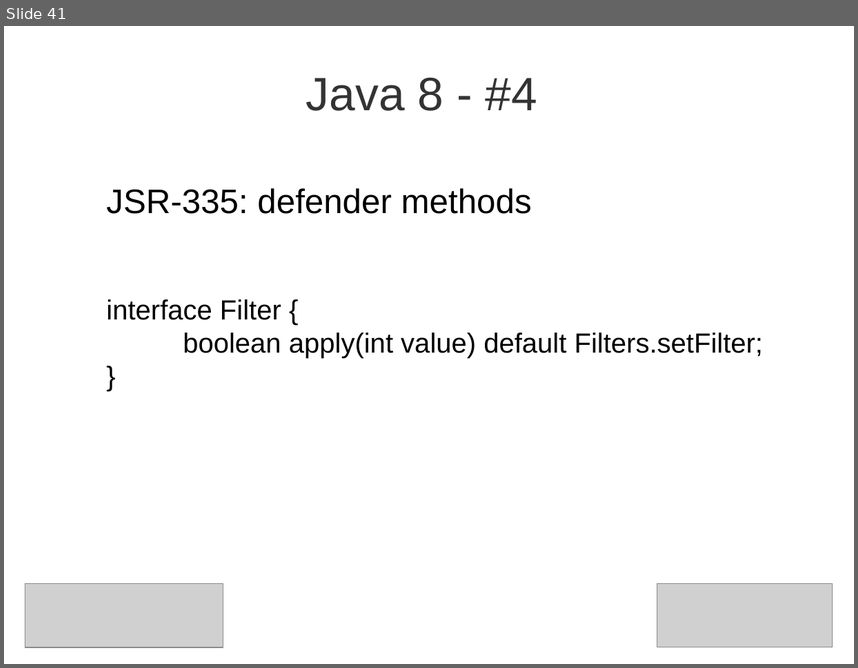
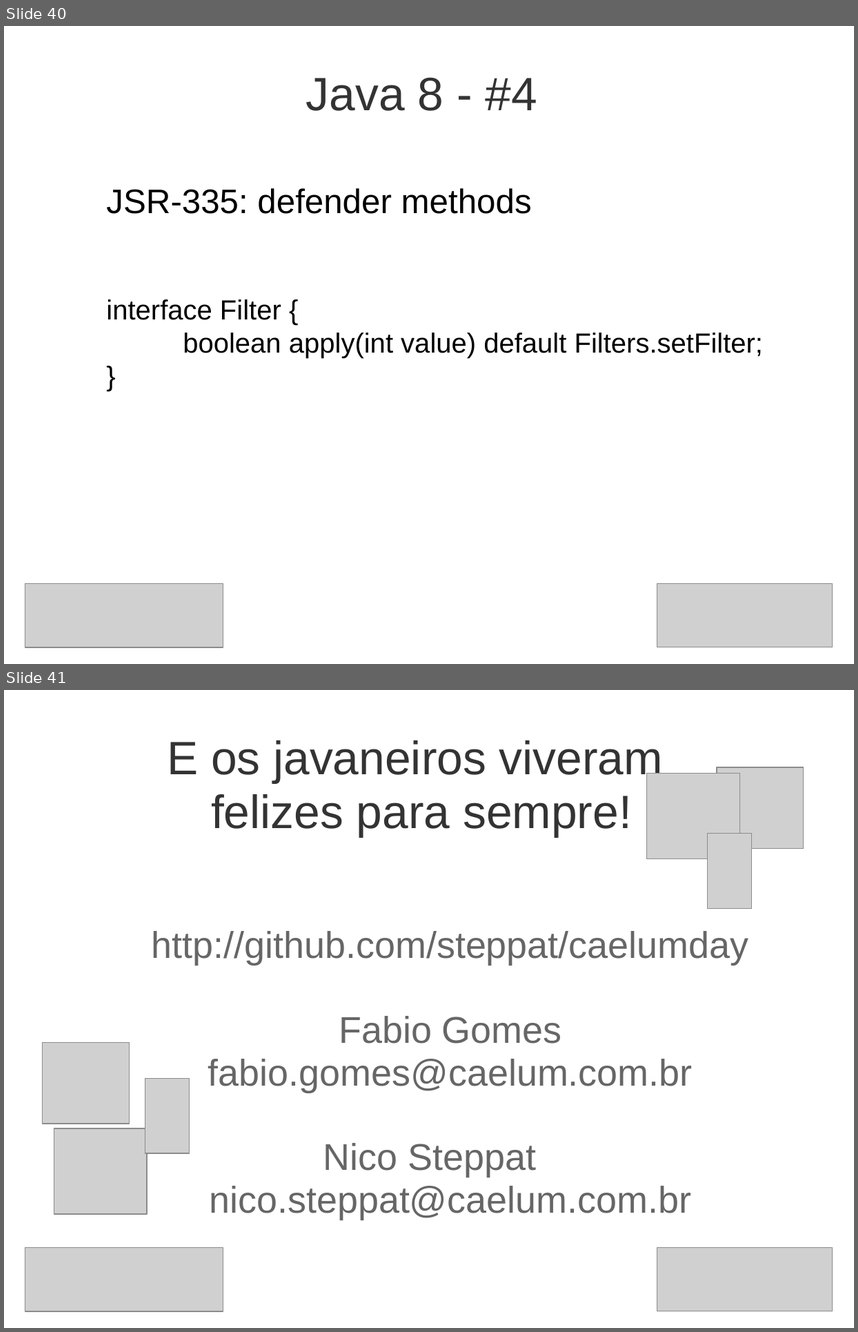
Before and after one commit to steppat/caelumday, a slide deck: caelumday2011.odp. Shown one above the other, each under a label of ours: slide 41 before the commit, slides 40 and 41 after it. The pictures are 858x668 and 858x1332 pixels, drawn with LibreOffice and Linux fonts; fonts in the diff are those of the drawing; grey boxes stand for pictures; background and template pictures are left out. Boxes give left, top, right and bottom in pixels: in the first picture for what was removed or moved away, otherwise in the second. Text is boxed around its words. In the diff, an @@ line names an element or a change of style, - is before the commit and + after.

```diff
--- a/caelumday2011.odp
+++ b/caelumday2011.odp
@@ slide 41 added at (x1=4, y1=690, x2=854, y2=1328), background picture (left out) @@
@@ title added at (x1=167, y1=740, x2=663, y2=837), 44 pt, text #333333 @@
+E os javaneiros viveram
+felizes para sempre!
@@ picture added at (x1=717, y1=767, x2=804, y2=849) @@
@@ picture added at (x1=646, y1=773, x2=740, y2=859) @@
@@ picture added at (x1=707, y1=834, x2=751, y2=909) @@
@@ text added at (x1=152, y1=931, x2=749, y2=1219), 35 pt, text #666666 @@
+http://github.com/steppat/caelumday
+Fabio Gomes
+fabio.gomes@caelum.com.br
+Nico Steppat
+nico.steppat@caelum.com.br
@@ picture added at (x1=42, y1=1042, x2=130, y2=1123) @@
@@ picture added at (x1=145, y1=1078, x2=189, y2=1153) @@
@@ picture added at (x1=54, y1=1128, x2=146, y2=1214) @@
@@ picture added at (x1=25, y1=1247, x2=223, y2=1311) @@
@@ picture added at (x1=657, y1=1247, x2=833, y2=1310) @@
@@ what was slide 41 is now slide 40 @@
```
Also in this commit, not shown: 2 slides changed, 1 slide removed.
